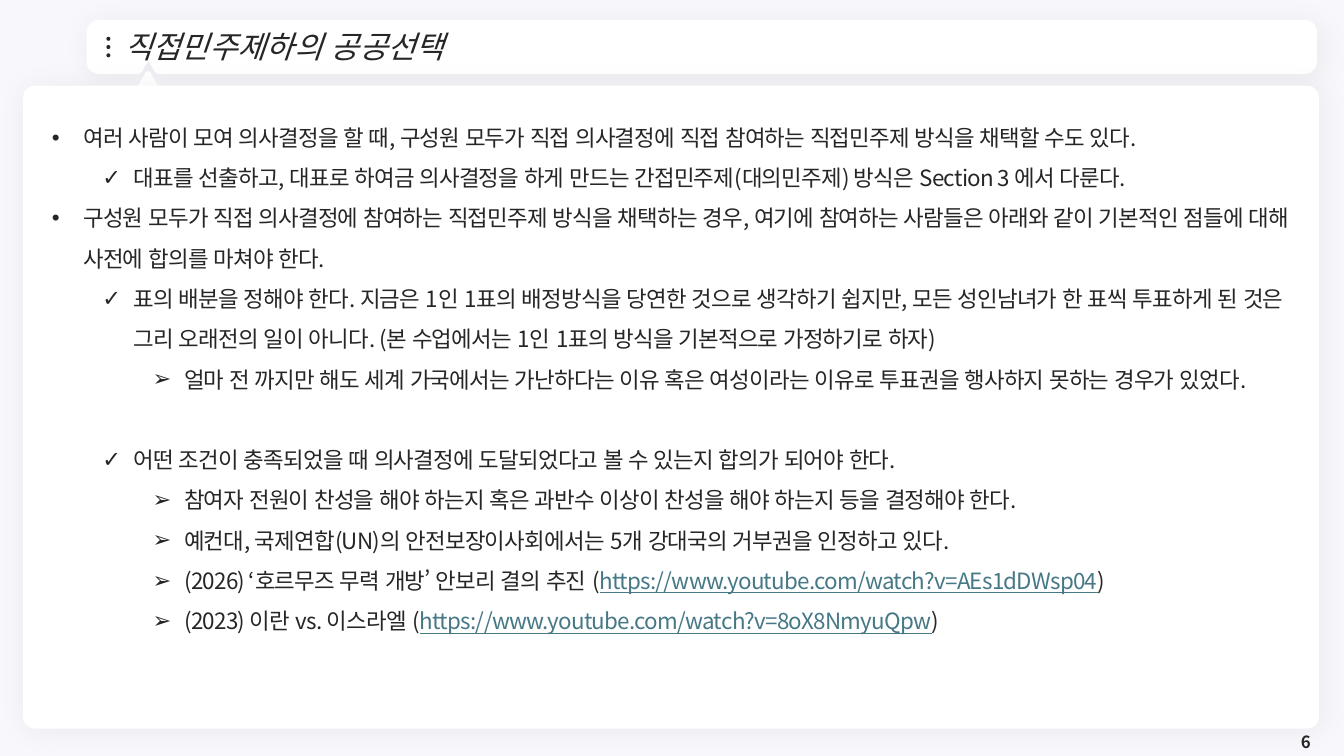
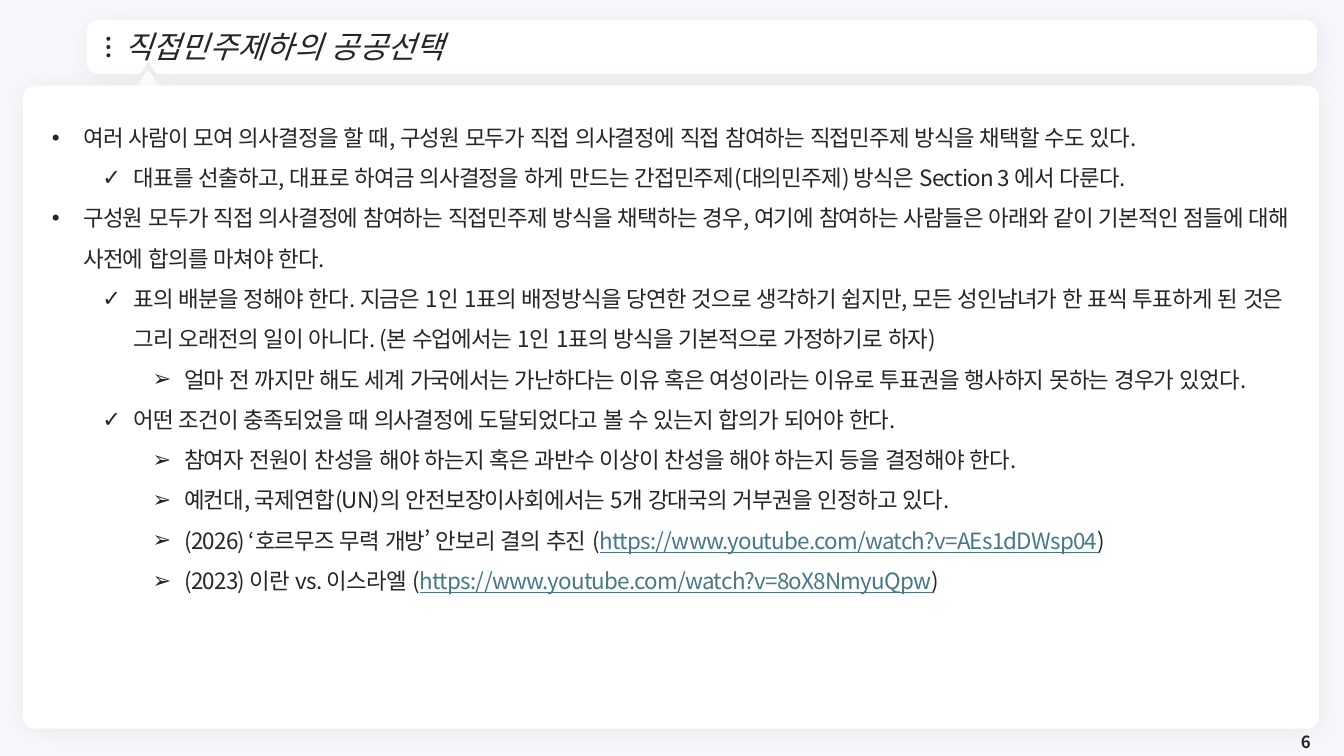
Before and after one commit to meandthey/Teaching, a slide deck: slide 6 of 재정학/01_Lectures/재정학_Chapter_5.pptx. Drawn at 1344x756 pixels with LibreOffice and Linux fonts; fonts in the diff are those of the drawing; background and template pictures are left out. Boxes give left, top, right and bottom in pixels: in the first picture for what was removed or moved away, otherwise in the second. Text is boxed around its words. In the diff, an @@ line names an element or a change of style, - is before the commit and + after.

```diff
--- a/재정학/01_Lectures/재정학_Chapter_5.pptx
+++ b/재정학/01_Lectures/재정학_Chapter_5.pptx
@@ text "여러 사람이 모여 의사결정을 할 ..." rewrapped from <box>83,127,1289,634</box> to <box>83,127,1289,594</box> @@
```
Also in this commit, not shown: 4 other slides changed, 2 other files.
